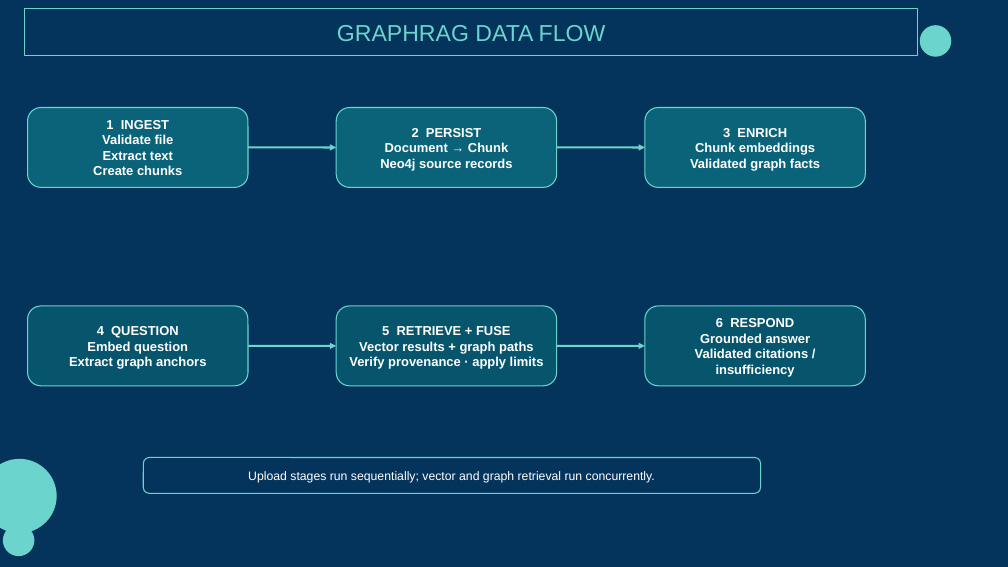
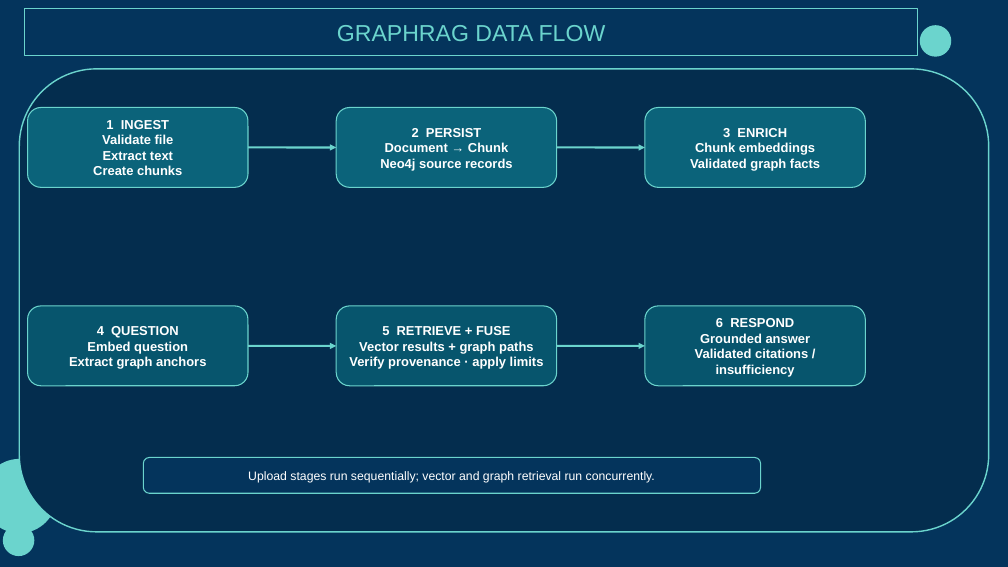
Before and after one commit to kabilan386/ai-powered-knowledge-graph-assistant, a slide deck: slide 16 of presentations/GraphRAG_Project_Viva_Template.pptx. Drawn at 1008x567 pixels with LibreOffice and Linux fonts; fonts in the diff are those of the drawing; background and template pictures are left out. Boxes give left, top, right and bottom in pixels: in the first picture for what was removed or moved away, otherwise in the second. Text is boxed around its words. In the diff, an @@ line names an element or a change of style, - is before the commit and + after.

```diff
--- a/presentations/GraphRAG_Project_Viva_Template.pptx
+++ b/presentations/GraphRAG_Project_Viva_Template.pptx
@@ rounded rectangle added at (x1=19, y1=69, x2=988, y2=532), fill #042D4E, outline #6BD4CD 2 pt @@
```
Also in this commit, not shown: 16 other slides changed, 1 other file.
